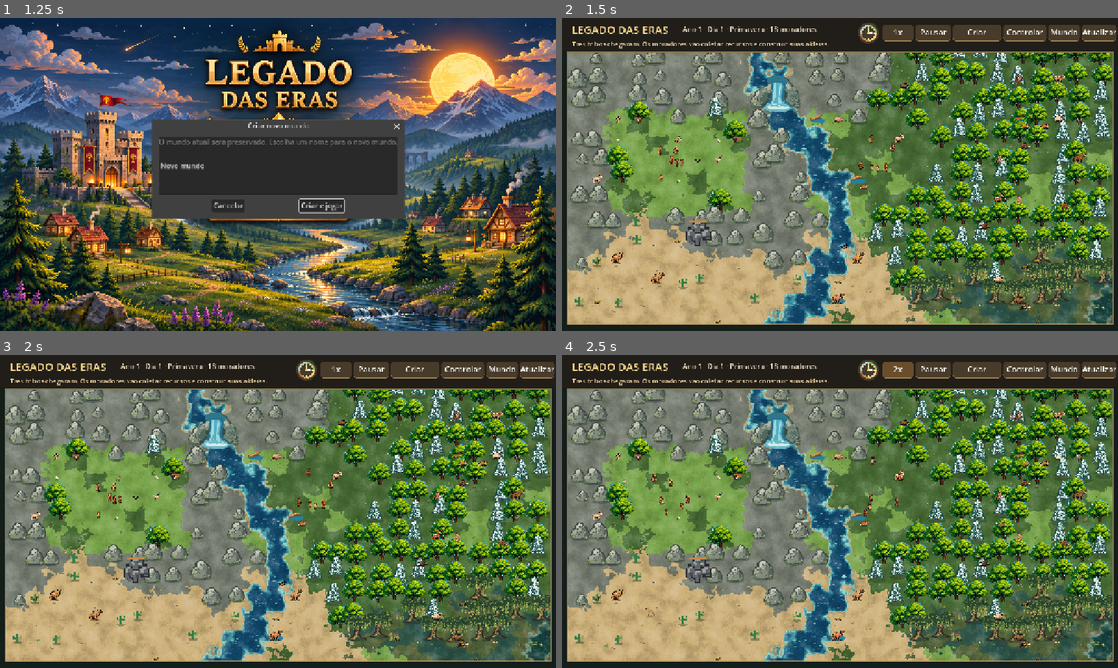
Above: before the commit, frames 1-4 (two rows, left to right).
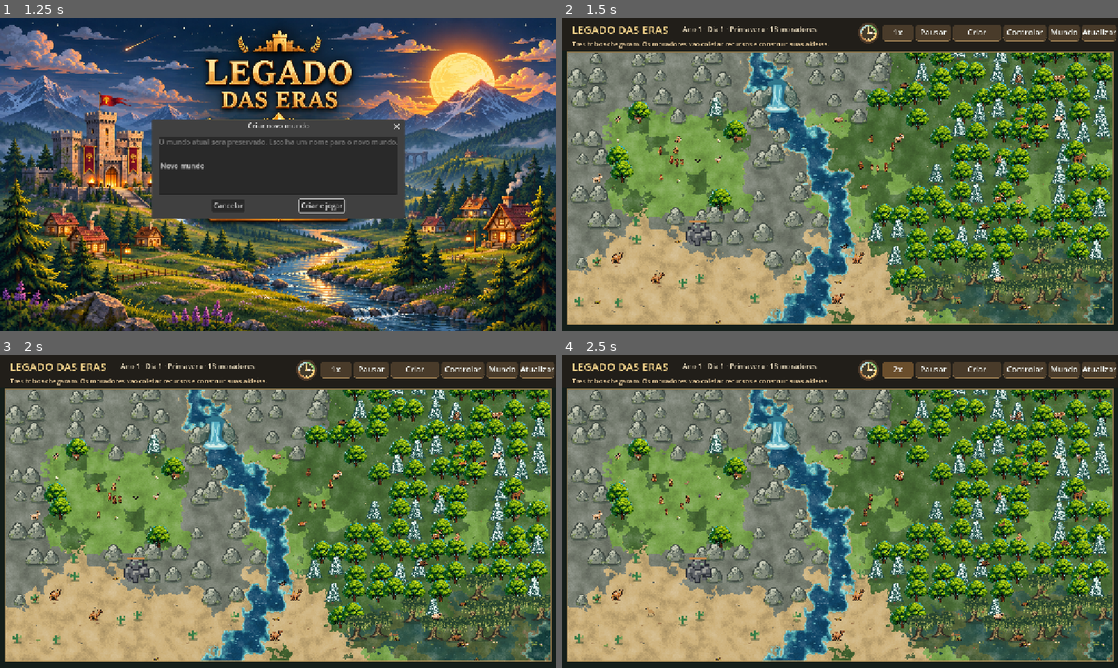
Above: after the commit, the same moments.

Repository: contateste123455667788994321-max/legados-das-eras
Game: Godot game, scene res://scenes/Main.tscn
Two runs of this game, one before a commit and one after it. Both use one fixed random seed, a clock stepped at 60 frames per second and the inputs below.
Inputs:
- Up to frame 1 (1.25 s): click "Carregar mundo" at 0.5 s
- Up to frame 2 (1.5 s): click "Criar e jogar" at 1.25 s
- Up to frame 3 (2 s): no input
- Up to frame 4 (2.5 s): click "1x" at 2 s

Frame 1 is identical in both runs. In frame 2, 0.5% of the frame differs, in the area x 35-55%, y 18-92%; in frame 3, 0.5%; in frame 4, 0.5%.

Commit message:
Remove piscina visual de pesca e redesenha animação de cachoeira e linha de pesca

Diff:
--- a/scripts/main.gd
+++ b/scripts/main.gd
@@ -627,8 +627,14 @@
 			_draw_landscape_object("castle",p,unit*3.1)
 		elif kind=="campfire":
 			_draw_live_campfire(p,unit)
+		elif kind=="fish":
+			# A margem existente e o ponto de pesca; nao desenhar piscina artificial.
+			continue
 		elif kind=="waterfall":
-			_draw_waterfall(p,unit)
+			var sx:int=int(site["x"])
+			var sy:int=int(site["y"])
+			if world.is_river_cell(sx,sy-1) and world.is_river_cell(sx,sy) and world.is_river_cell(sx,sy+1):
+				_draw_waterfall(p,unit)
 		elif kind=="crossing":
 			_draw_landscape_object("bridge",p,unit*1.9)
 		elif kind=="mine" and not bool(site.get("developed",false)):
@@ -687,19 +693,18 @@
 
 func _draw_waterfall(p:Vector2,u:float) -> void:
 	if not MAP_AREA.grow(-u*1.3).has_point(p): return
-	# Cascata encaixada num paredao, com agua continua e espuma no pe.
-	_draw_landscape_object("waterfall_cliff",p+Vector2(0,u*0.34),u*2.25)
-	var base:Vector2=p-Vector2(u*0.33,u*0.76)
+	# Paredao de rocha com canal aberto no topo e espuma sobre o rio abaixo.
+	_draw_landscape_object("waterfall_cliff",p+Vector2(0,u*0.38),u*2.05)
 	var time:float=world.swamp_clock
-	for i in range(14):
-		var x:float=float(i)*u*0.048
-		var f:float=fposmod(time*0.85+float(i)*0.137,1.0)
-		var q:Vector2=base+Vector2(x+sin(f*5.0+float(i))*u*0.018,f*u*0.71)
-		draw_rect(Rect2(q,Vector2(maxf(1,u*0.022),u*(0.09+float(i%3)*0.043))),Color("#b6e9e7",0.45+0.25*sin(float(i))))
-	for i in range(22):
-		var f:float=fposmod(time*0.46+float(i)*0.071,1.0)
-		var q:Vector2=p+Vector2((float(i%7)-3)*u*0.085*(1+f*0.5),u*(0.04+f*0.36))
-		draw_rect(Rect2(q,Vector2(u*(0.08+f*0.07),maxf(1,u*0.026))),Color(0.87,0.98,0.95,(1-f)*0.78))
+	for i in range(9):
+		var f:float=fposmod(time*1.15+float(i)*0.173,1.0)
+		var q:Vector2=p+Vector2((float(i)-4.0)*u*0.052,-u*0.73+f*u*0.88)
+		var alpha:float=0.25+0.45*sin(f*PI)
+		draw_rect(Rect2(q.round(),Vector2(maxf(1,u*0.018),maxf(2,u*(0.12+float(i%3)*0.045)))),Color(0.78,0.93,1.0,alpha))
+	for i in range(13):
+		var f:float=fposmod(time*0.6+float(i)*0.147,1.0)
+		var q:Vector2=p+Vector2((float(i%7)-3.0)*u*0.075*(1.0+f*0.65),u*(0.17+f*0.48))
+		draw_rect(Rect2(q.round(),Vector2(u*(0.07+f*0.07),maxf(1,u*0.024))),Color(0.87,0.97,0.98,(1.0-f)*0.72))
 
 
 const HUMAN_CELL := 48
@@ -1792,7 +1797,12 @@
 	_draw_held_item(tool, hand, scale_px, face, angle)
 	if action == "fishing" and tool == "rod":
 		var tip := hand + Vector2(0, -22 * scale_px).rotated(angle * face)
-		draw_line(tip, tip + Vector2(face * size * 0.10, size * 0.57), Color("#c6d6cf"), 1.0)
+		if person.has("fishing_water_x") and person.has("fishing_water_y"):
+			var target:=_world_to_screen(Vector2(float(person["fishing_water_x"])+0.5,float(person["fishing_water_y"])+0.5))
+			if MAP_AREA.has_point(target) and target.distance_to(center)<size*3.0:
+				draw_line(tip,target,Color("#d4e0d5"),1.0)
+				draw_rect(Rect2(target-Vector2(1.5,1.5)*zoom,Vector2(3,3)*zoom),Color("#d96f4d"))
+
 
 func _toggle_spawn() -> void:
 	if not spawn_species.is_empty():
